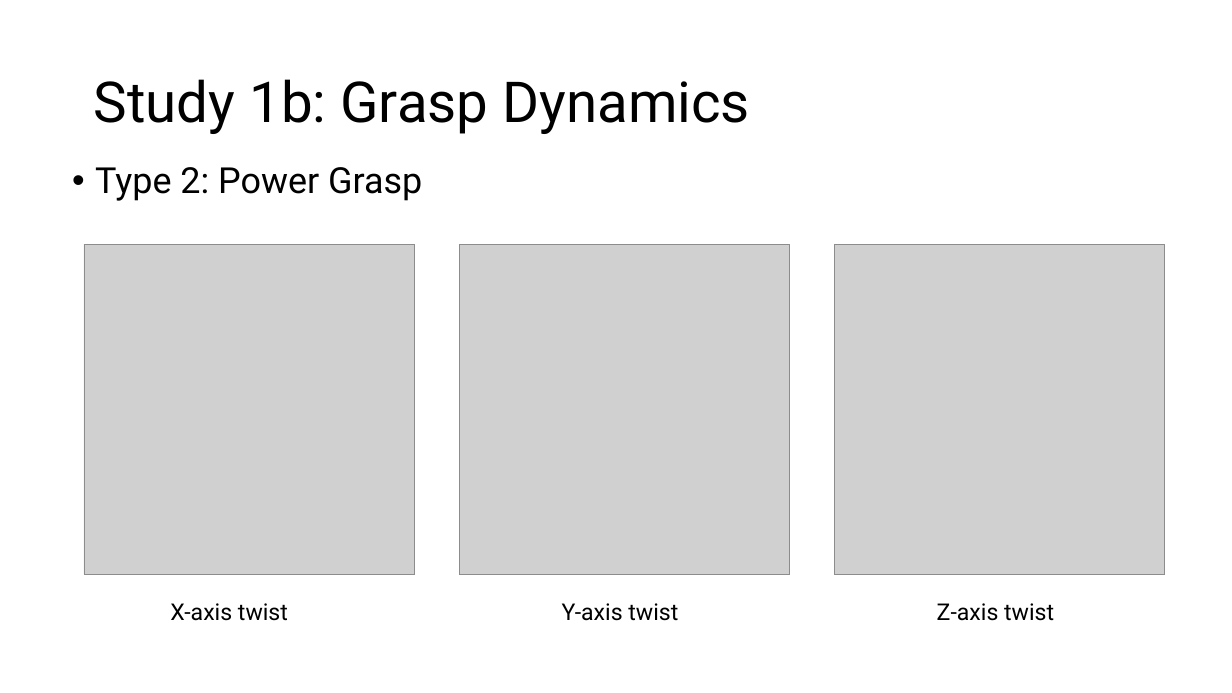
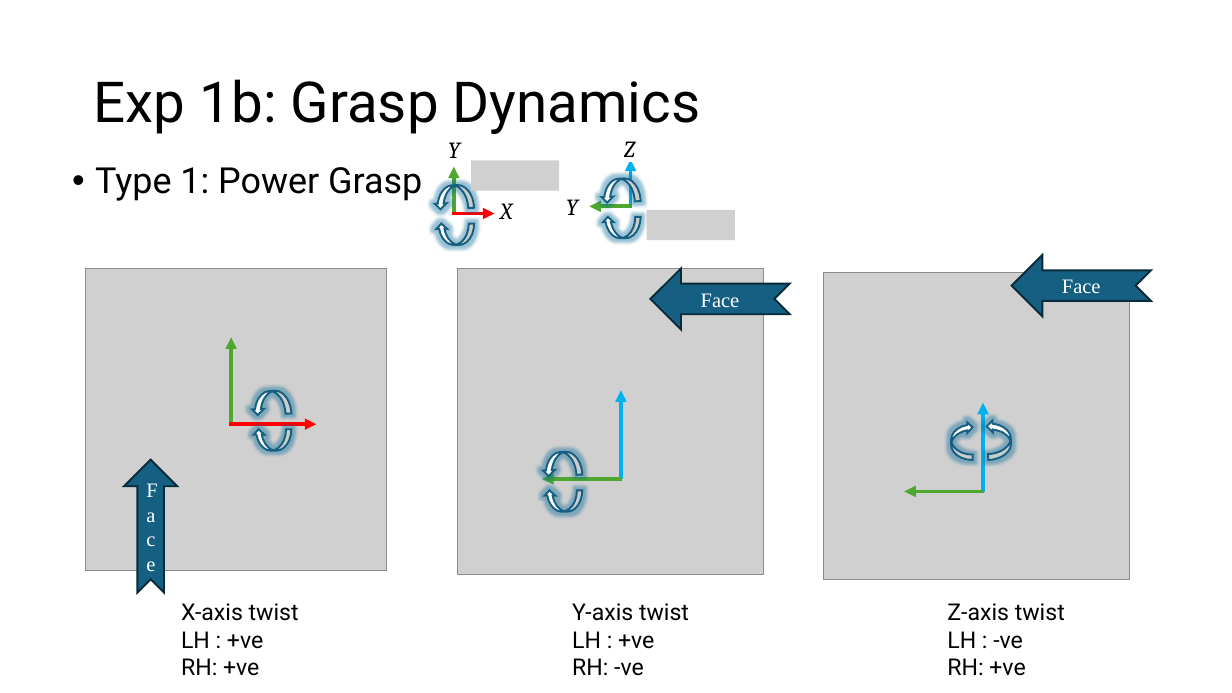
Before and after one commit to UniMelbHumanRoboticsLab/ForceMoCap, a slide deck: slide 15 of experiments/exp1/ForceMoCap Evaluation Protocol.pptx (slide 8 before the commit). Drawn at 1232x693 pixels with LibreOffice and Linux fonts; fonts in the diff are those of the drawing; grey boxes stand for pictures. Boxes give left, top, right and bottom in pixels: in the first picture for what was removed or moved away, otherwise in the second. Text is boxed around its words. In the diff, an @@ line names an element or a change of style, - is before the commit and + after.

```diff
--- a/experiments/exp1/ForceMoCap Evaluation Protocol.pptx
+++ b/experiments/exp1/ForceMoCap Evaluation Protocol.pptx
@@ title at <box>94,79,700,134</box>: text changed @@
-Study 1b: Grasp Dynamics
+Exp 1b: Grasp Dynamics
@@ text at <box>95,167,422,201</box>: text changed @@
-• Type 2: Power Grasp
+• Type 1: Power Grasp
@@ group added at <box>433,142,559,245</box>: 2 arrows, 2 texts, 1 curved right arrow, 1 curved left arrow, 1 picture @@
+Y
+X
@@ group added at <box>567,141,735,240</box>: 2 arrows, 1 text, 1 rectangle, 1 picture, 1 curved right arrow, 1 curved left arrow @@
+Z
+Y
@@ picture removed at <box>84,244,414,574</box> @@
@@ picture at <box>85,268,387,570</box>: rotation 90 to 180 degrees @@
@@ picture at <box>457,268,763,574</box>: rotation 90 to 0 degrees @@
@@ picture removed at <box>459,244,789,574</box> @@
@@ notched right arrow added at <box>651,268,790,329</box>, fill #156082, outline #092A39 1.5 pt, 16 pt, text #FFFFFF @@
+Face
@@ picture removed at <box>835,244,1165,574</box> @@
@@ notched right arrow added at <box>1012,255,1152,316</box>, fill #156082, outline #092A39 1.5 pt, 16 pt, text #FFFFFF @@
+Face
@@ picture at <box>823,273,1129,579</box>: rotation 90 to 0 degrees @@
@@ arrow added from (231, 424) to (231, 337), #4EA72E 3 pt @@
@@ curved right arrow added at <box>251,390,292,415</box>, fill #FFFFFF, outline #156082 1.5 pt @@
@@ arrow added from (621, 479) to (621, 390), #00B0F0 3 pt @@
@@ arrow added from (983, 492) to (983, 403), #00B0F0 3 pt @@
@@ curved right arrow added at <box>987,419,1012,460</box>, fill #FFFFFF, outline #156082 1.5 pt @@
@@ arrow added from (229, 424) to (316, 424), #FF0000 3 pt @@
@@ curved left arrow added at <box>253,429,291,450</box>, fill #FFFFFF, outline #156082 1.5 pt @@
@@ curved left arrow added at <box>951,421,972,459</box>, fill #FFFFFF, outline #156082 1.5 pt @@
@@ notched right arrow added at <box>124,460,177,593</box>, fill #156082, outline #092A39 1.5 pt, 16 pt, text #FFFFFF @@
+Face
@@ curved right arrow added at <box>542,452,583,477</box>, fill #FFFFFF, outline #156082 1.5 pt @@
@@ arrow added from (622, 479) to (543, 479), #4EA72E 3 pt @@
@@ curved left arrow added at <box>544,491,582,512</box>, fill #FFFFFF, outline #156082 1.5 pt @@
@@ arrow added from (984, 492) to (905, 492), #4EA72E 3 pt @@
@@ text "X-axis twist": place and size @@
-text "X-axis twist" at <box>170,603,288,621</box>
+text "X-axis twist" at <box>181,603,299,676</box>
@@ text "Y-axis twist": place and size @@
-text "Y-axis twist" at <box>562,603,678,621</box>
+text "Y-axis twist" at <box>572,603,689,676</box>
@@ text "Z-axis twist": place and size @@
-text "Z-axis twist" at <box>937,603,1054,621</box>
+text "Z-axis twist" at <box>947,603,1065,676</box>
@@ text at <box>181,631,263,676</box>: paragraph added @@
+LH : +ve
+RH: +ve
@@ text at <box>572,631,654,676</box>: paragraph added @@
+LH : +ve
+RH: -ve
@@ text at <box>947,631,1025,676</box>: paragraph added @@
+LH : -ve
+RH: +ve
```
Also in this commit, not shown: 7 other slides changed, 7 slides added, 26 other files.
